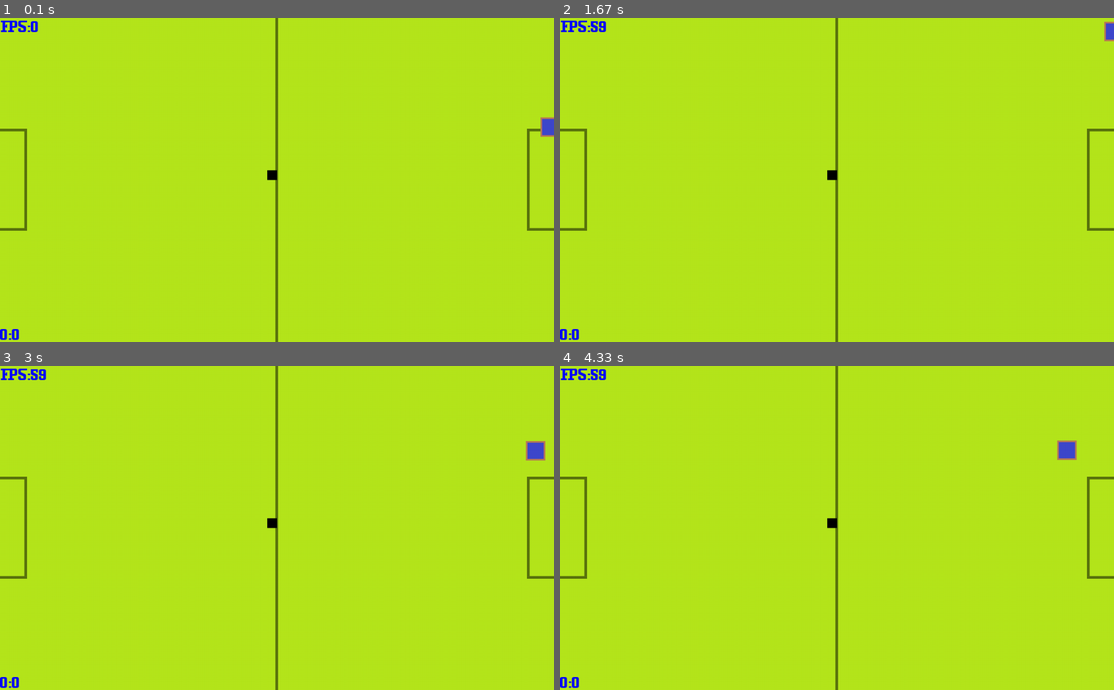
Above: before the commit, frames 1-4 (two rows, left to right).
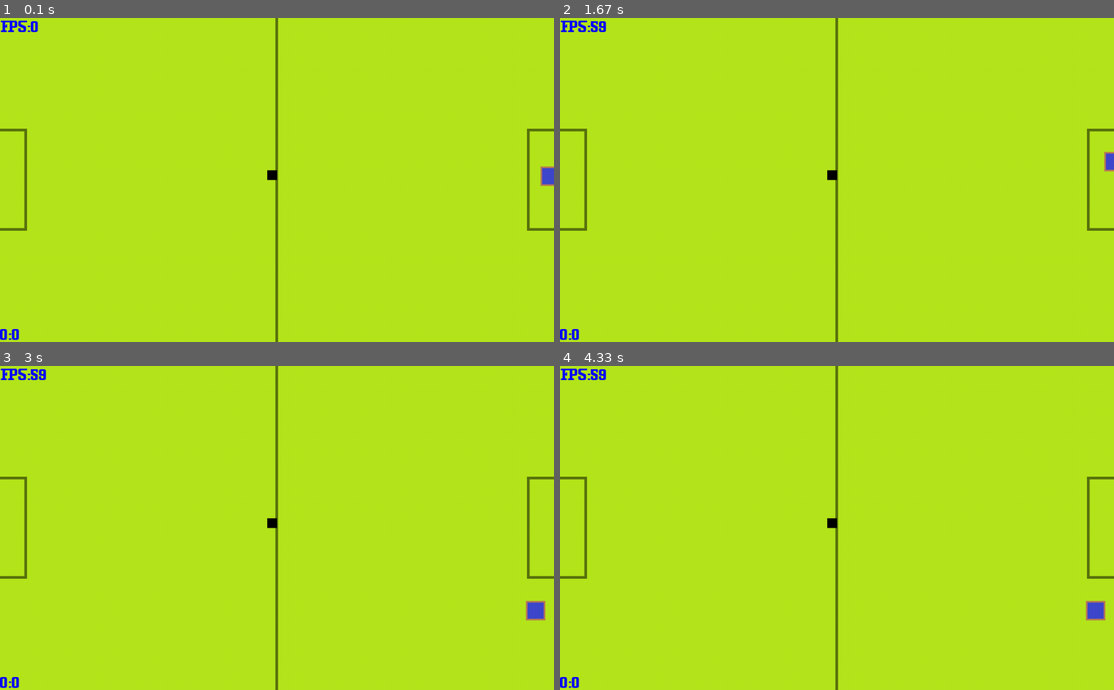
Above: after the commit, the same moments.

Repository: willyc20/algorithm_practice
Game: pygame game, started from gene/evo.py
Two runs of this game, one before a commit and one after it. Both use one fixed random seed, a clock stepped at 60 frames per second and the inputs below. The source is Python 2; it was converted automatically to run under Python 3.
Inputs:
- Up to frame 1 (0.1 s): no input
- Up to frame 2 (1.67 s): hold D 0.33-0.8 s; hold W 0.83-1.13 s; hold D 1.17-1.63 s
- Up to frame 3 (3 s): hold A 2.57-2.97 s
- Up to frame 4 (4.33 s): hold W 3-3.37 s; hold D 3.4-4.03 s

The runs differ from the first frame. In frame 1, 0.3% of the frame differs, in the area x 97-100%, y 30-52%; in frame 2, 0.2%; in frame 3, 0.4%; in frame 4, 0.4%, in the area x 89-99%, y 22-79%.

Commit message:
add some introduction && add some problem

Diff:
--- a/gene/evo.py
+++ b/gene/evo.py
@@ -1,7 +1,7 @@
 from game import *
 from train import *
 
-RandomPlayer = True
+RandomPlayer = False
 
 def main():
 
Not shown, changed: README.md
Not shown, added: c_cpp_lib_implement/README.md
Not shown, added: others/README.md
Not shown, added: c_cpp_lib_implement/list.c
Not shown, added: c_cpp_lib_implement/string/character_classification.c
Not shown, added: c_cpp_lib_implement/string/string.h
Not shown, added: c_cpp_lib_implement/string/string_examination.c
Not shown, added: c_cpp_lib_implement/string/string_test.c
Not shown, added: data_structure/array/game_of_life.c
Not shown, added: data_structure/array/magic_square.c
Not shown, removed: data_structure/list.c
Not shown, added: others/fabonacci.c
